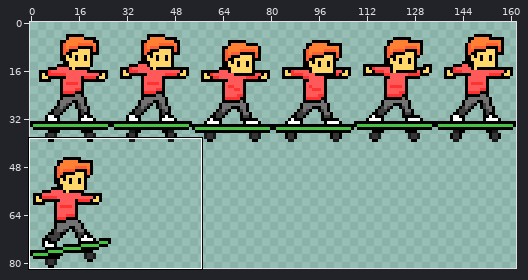
Edited in one commit: sprite sheet (sprites/sk8r.png). The first picture is a wide view before the edit; the outline marks the close-up.
Close-up. Old version:
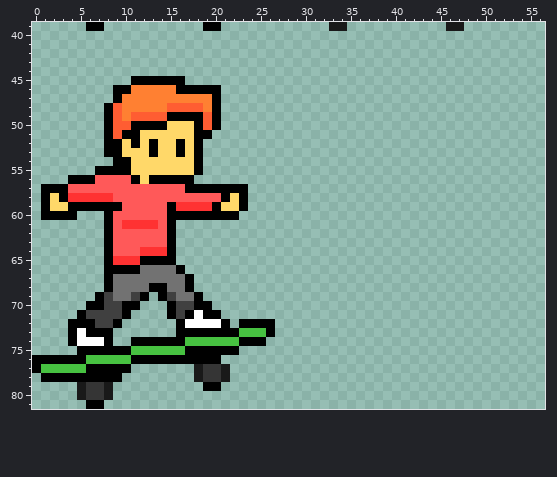
The file is 162x82 pixels. Shown: x 0..56, y 39..81.
The same view after the edit:
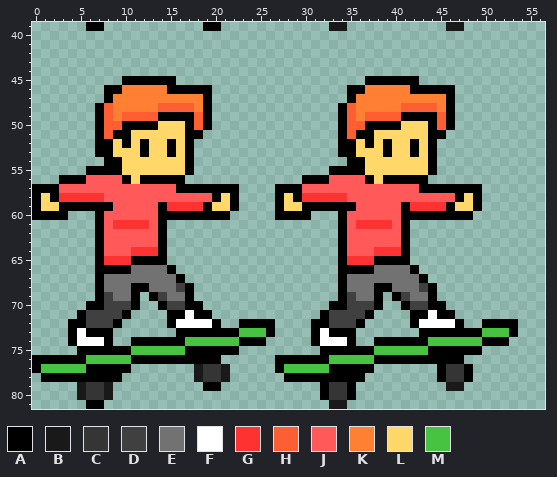
Palette (. is transparent): A #000000  B #191919  C #353535  D #404040  E #727272  F #ffffff  G #ff3232  H #ff5d32  J #ff5959  K #ff8032  L #ffd869  M #47c241
Author's note on the commit: Updated jump animation
The exact change:
@@ x 0..56 @@
 44 .........................................................
-45 ...........AAAAAA........................................
-46 .........AAKKKKKAAAAA....................................
-47 .........AKKKKKKKKKKA....................................
-48 ........AHKKKKKHHHHKA....................................
-49 ........AHKHHHHAAAAHA....................................
-50 ........AHHAAAALLLAHA....................................
-51 ........AHAALLLLLLAA.....................................
-52 ........AALALALLALA......................................
-53 ........AALLLALLALA......................................
-54 .........AALLLLLLLA......................................
-55 .......AAAALLLLLLLA......................................
-56 ....AAAJJJJALAAAAA.......................................
-57 .AAAJJJJJJJJJJJJJAAAAAAA.................................
-58 .ALAGGGGGJJJJJJJJJJJJALA.................................
-59 .ALLAAAAAAJJJJJAGGGGALLA.................................
-60 .AAAA...AJJJJJJAAAAAAAA..................................
-61 ........AJGGGGJA.........................................
-62 ........AJJJJJJA.........................................
-63 ........AJJJJJJA.........................................
-64 ........AJJJGGGA.........................................
-65 ........AGGGAAAA.........................................
-66 ........AAAAEEEEA........................................
-67 ........AEEEEEEEEA.......................................
-68 ........AEEEEAAEEA.......................................
-69 .......ADEEDA.ADEEA......................................
-70 ......AADDAA...ADDAA.....................................
-71 .....ADDDDA....ADAFAA....................................
-72 ....AAADDA......AFFFFA.AAAA..............................
-73 ....AFAAA.......AAAAAAAMMMA..............................
-74 ....AFFFA..AAAAAAMMMMMMAAA...............................
-75 .....AAAAAAMMMMMMAAAAAA..................................
-76 AAAAAAMMMMMAAAAAAAAAA....................................
-77 AMMMMMAAAAA.......BCCB...................................
-78 .AAAAAAAAA........BCCB...................................
-79 .....BCCB..........AA....................................
-80 .....BCCB................................................
-81 ......AA.................................................
+45 ..........AAAAAA.....................AAAAAA..............
+46 ........AAKKKKKAAAAA...............AAKKKKKAAAAA..........
+47 ........AKKKKKKKKKKA...............AKKKKKKKKKKA..........
+48 .......AHKKKKKHHHHKA..............AHKKKKKHHHHKA..........
+49 .......AHKHHHHAAAAHA..............AHKHHHHAAAAHA..........
+50 .......AHHAAAALLLAHA..............AHHAAAALLLAHA..........
+51 .......AHAALLLLLLAA...............AHAALLLLLLAA...........
+52 .......AALALALLALA................AALALALLALA............
+53 .......AALLLALLALA................AALLLALLALA............
+54 ........AALLLLLLLA.................AALLLLLLLA............
+55 ......AAAALLLLLLLA...............AAAALLLLLLLA............
+56 ...AAAJJJJALAAAAA.............AAAJJJJALAAAAA.............
+57 AAAJJJJJJJJJJJJJAAAAAAA....AAAJJJJJJJJJJJJJAAAAAAA.......
+58 ALAGGGGGJJJJJJJJJJJJALA....ALAGGGGGJJJJJJJJJJJJALA.......
+59 ALLAAAAAAJJJJJAGGGGALLA....ALLAAAAAAJJJJJAGGGGALLA.......
+60 AAAA...AJJJJJJAAAAAAAA.....AAAA...AJJJJJJAAAAAAAA........
+61 .......AJGGGGJA...................AJGGGGJA...............
+62 .......AJJJJJJA...................AJJJJJJA...............
+63 .......AJJJJJJA...................AJJJJJJA...............
+64 .......AJJJGGGA...................AJJJGGGA...............
+65 .......AGGGAAAA...................AGGGAAAA...............
+66 .......AAAAEEEEA..................AAAAEEEEA..............
+67 .......AEEEEEEEEA.................AEEEEEEEEA.............
+68 .......AEEEAAEEEDA................AEEEAAEEEDA............
+69 .......ADEEA.ADEEA................ADEEA.ADEEA............
+70 ......AADDDA..ADDAA..............AADDDA..ADDAA...........
+71 .....ADDDDA....AAFAA............ADDDDA....AAFAA..........
+72 ....AADDDA.....AFFFFA..AAAA....AADDDA.....AFFFFA..AAAA...
+73 ....AFAAA.......AAAAAAAMMMA....AFAAA.......AAAAAAAMMMA...
+74 ....AFFFA..AAAAAAMMMMMMAAA.....AFFFA..AAAAAAMMMMMMAAA....
+75 .....AAAAAAMMMMMMAAAAAA.........AAAAAAMMMMMMAAAAAA.......
+76 AAAAAAMMMMMAAAAAAAAAA......AAAAAAMMMMMAAAAAAAAAA.........
+77 AMMMMMAAAAA.......BCCB.....AMMMMMAAAAA.......ACCA........
+78 .AAAAAAAAA........BCCB......AAAAAAAAA........ACCA........
+79 .....BCCB..........AA...........ACCA..........BB.........
+80 .....BCCB.......................ACCA.....................
+81 ......AA.........................BB......................
Where, in picture pixels (left, top, right, bottom), the same in both close-ups:
changed: (32, 76, 248, 328)
added: (275, 76, 518, 409)
